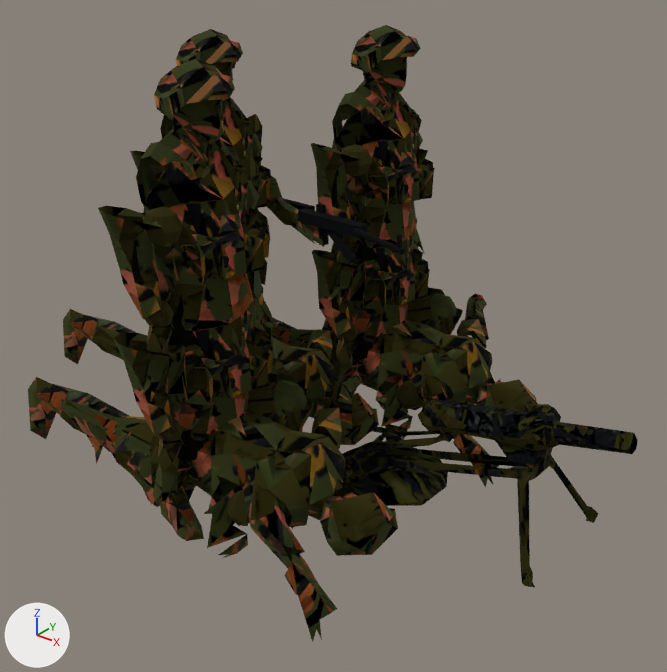
The glTF model art/meshes/mortar_team.glb as it was, and as the next commit left it.
Both versions are drawn from a 50 mm lens placed at (2.18, -2.72, 2.27), pointed at (-0.02, 0.03, 0.57). The axes (+X, +Y, +Z) are drawn at lower left. The lights are the same throughout. The first picture is the older version. Vertices at exactly the same position are counted once.

Names of what the first picture shows: 'boot', 'face', 'uniform', 'weapon'.
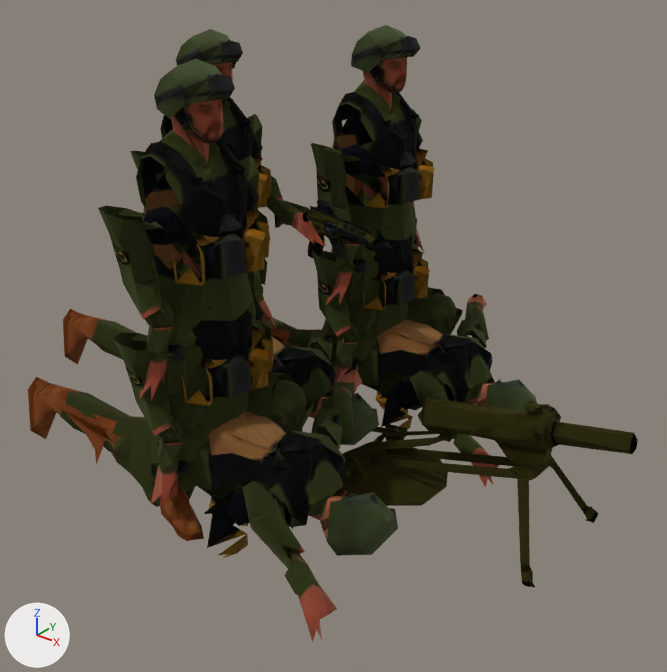
Changed parts and their boxes [x1, y1, x2, y2] in the pictures (667 x 672 px):
'weapon', reshaped
    before: [283, 198, 638, 587]
    after: [274, 200, 638, 587]
part 1 of me_boot, surface changed
    both: [61, 331, 472, 541]
part 2 of me_face, surface changed
    both: [183, 39, 420, 261]
part 3 of me_uniform, surface changed
    both: [28, 25, 537, 642]
part 4 of me_weapon, deleted
    before: [397, 234, 402, 249]
part 5 of me_weapon, reshaped
    before: [283, 198, 405, 264]
    after: [274, 200, 393, 259]
part 6 of me_weapon, surface changed
    both: [342, 398, 635, 587]

The change, as a diff of the scene's bpy script:
```diff
--- a/art/meshes/mortar_team.glb.py
+++ b/art/meshes/mortar_team.glb.py
@@ me_boot @@
 me_boot.from_pydata(...)  # 394 vertices, 655 faces; spans x -0.83..0.28, y -0.84..0.8, z 0.0..0.34
 # used by ob_boot; location = (0.0, 0.0, 0.0)
+# me_boot part 1: texture (UV) coordinates of 655 of 655 faces, centred in x -0.8..0.27, y -0.82..0.78, z 0.0..0.34, changed; they spanned u 0.03..0.49, v 0.07..1.0 and now span u 0.02..0.33, v 0.07..1.0
 me_boot.materials.append(mat_bakedmaterial)
@@ me_face @@
 me_face.from_pydata(...)  # 105 vertices, 105 faces; spans x -0.599..0.02, y -0.664..0.628, z 1.038..1.725
 # used by ob_face; location = (0.0, 0.0, 0.0)
+# me_face part 2: texture (UV) coordinates of 105 of 105 faces, centred in x -0.58..0.005, y -0.64..0.58, z 1.087..1.674, changed; they spanned u 0.01..0.48, v 0.0..0.99 and now span u 0.01..0.32, v 0.0..0.99
 me_face.materials.append(mat_bakedmaterial)
@@ me_uniform @@
 me_uniform.from_pydata(...)  # 5956 vertices, 10114 faces; spans x -1.55..0.76, y -1.03..1.31, z -0.03..1.76
 # used by ob_uniform; location = (0.0, 0.0, 0.0)
+# me_uniform part 3: texture (UV) coordinates of 10114 of 10114 faces, centred in x -1.54..0.72, y -0.99..1.24, z -0.02..1.74, changed; they spanned u 0.01..0.5, v 0.0..1.0 and now span u 0.0..0.33, v 0.0..1.0
 me_uniform.materials.append(mat_bakedmaterial)
@@ me_weapon @@
 # used by ob_weapon; location = (0.0, 0.0, 0.0)
-me_weapon.from_pydata(...)  # 363 vertices, 697 faces; spans x -0.62..1.31, y -0.28..0.29, z 0.0..1.07
+me_weapon.from_pydata(...)  # 448 vertices, 904 faces; spans x -0.58..1.31, y -0.28..0.31, z 0.0..1.08
+# me_weapon part 4: the loose piece of 8 vertices spanning x 0.26..0.27, y 0.07..0.08, z 1.01..1.07 is deleted
+# me_weapon part 5: 2 vertices moved from x -0.22..-0.01, y 0.14..0.22, z 0.89..1.06 to x -0.32..-0.22, y 0.21..0.23, z 0.86..1.04; 58 vertices removed from x -0.62..0.29, y 0.06..0.29, z 0.86..1.06; 151 vertices added at x -0.58..0.24, y 0.08..0.31, z 0.78..1.08
+# me_weapon part 6: 589 kept faces spanning x -0.09..1.31, y -0.28..0.29, z 0.0..0.61 get new texture (UV) coordinates
 me_weapon.materials.append(mat_bakedmaterial)
```
